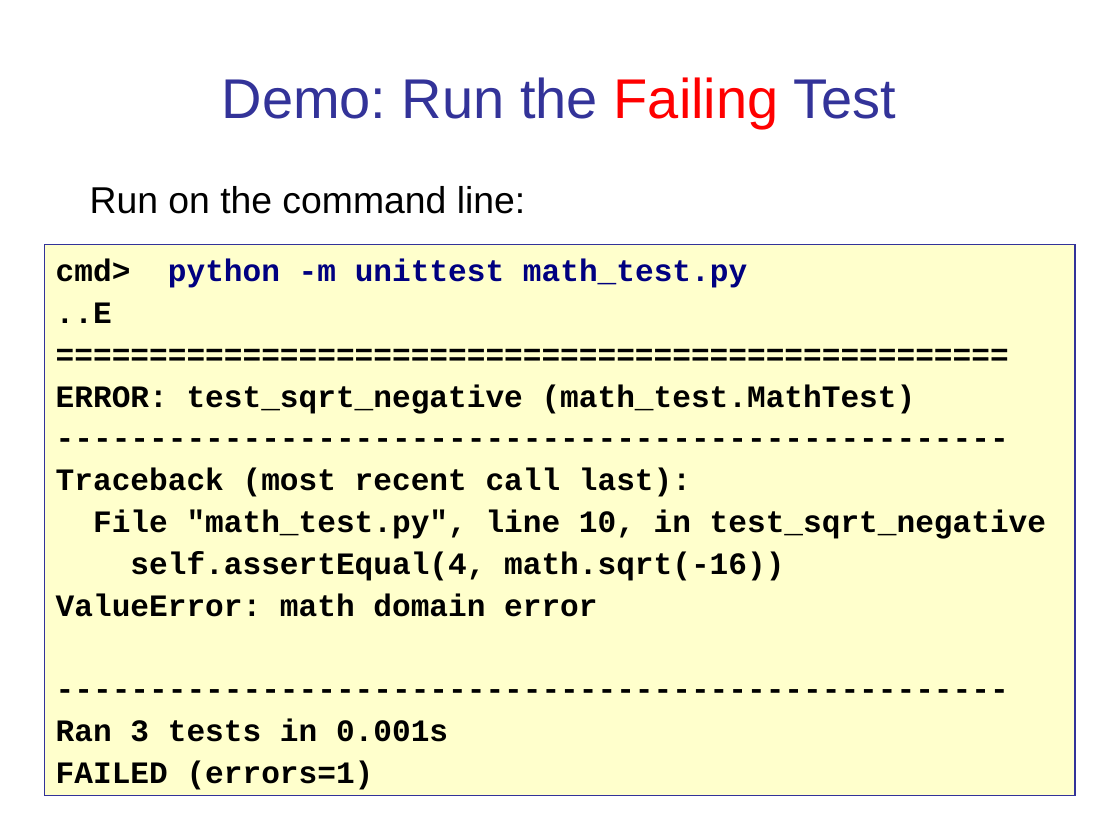
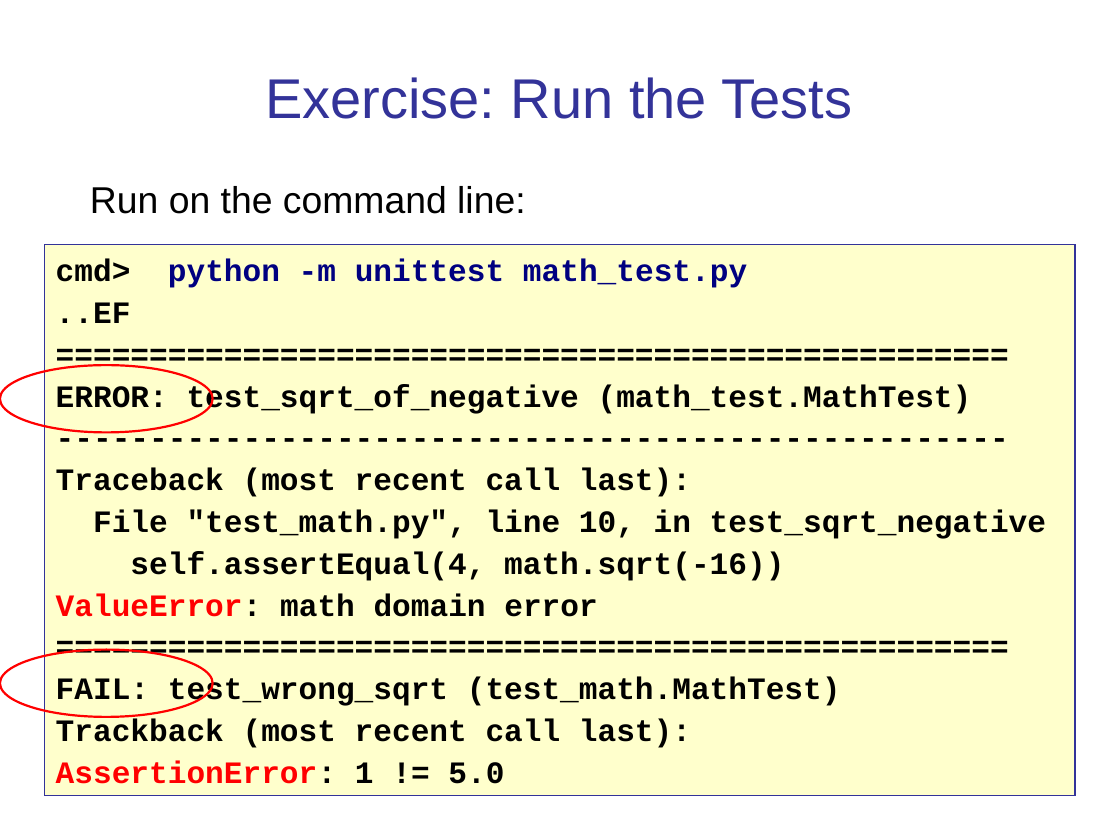
Before and after one commit to cpske/ISP, a slide deck: slide 9 of testing/PythonUnitTesting.ppt. Drawn at 1120x840 pixels with LibreOffice and Linux fonts; fonts in the diff are those of the drawing. Boxes give left, top, right and bottom in pixels: in the first picture for what was removed or moved away, otherwise in the second. Text is boxed around its words. In the diff, an @@ line names an element or a change of style, - is before the commit and + after.

```diff
--- a/testing/PythonUnitTesting.ppt
+++ b/testing/PythonUnitTesting.ppt
@@ title at [265, 77, 852, 119]: text changed @@
-Demo: Run the Failing Test
+Exercise: Run the Tests
@@ text in rectangle at [56, 302, 131, 323]: text changed @@
-..E
+..EF
@@ ellipse added at [0, 365, 213, 432], outline #FF0000 1.42 pt @@
@@ text in rectangle at [56, 384, 972, 415]: text changed @@
-ERROR: test_sqrt_negative (math_test.MathTest)
+ERROR: test_sqrt_of_negative (math_test.MathTest)
@@ text in rectangle at [93, 510, 1046, 539]: text changed @@
-File "math_test.py", line 10, in test_sqrt_negative
+File "test_math.py", line 10, in test_sqrt_negative
@@ text in rectangle at [56, 593, 597, 617]: text colour #000000 to #FF0000 in "ValueError:" @@
@@ ellipse added at [0, 650, 213, 717], outline #FF0000 1.42 pt @@
@@ text in rectangle at [56, 677, 841, 784]: text changed @@
----------------------------------------------------
-Ran 3 tests in 0.001s
-FAILED (errors=1)
+===================================================
+FAIL: test_wrong_sqrt (test_math.MathTest)
+Trackback (most recent call last):
+AssertionError: 1 != 5.0
```
Also in this commit, not shown: 14 other slides changed, 8 slides added, 4 other files.
